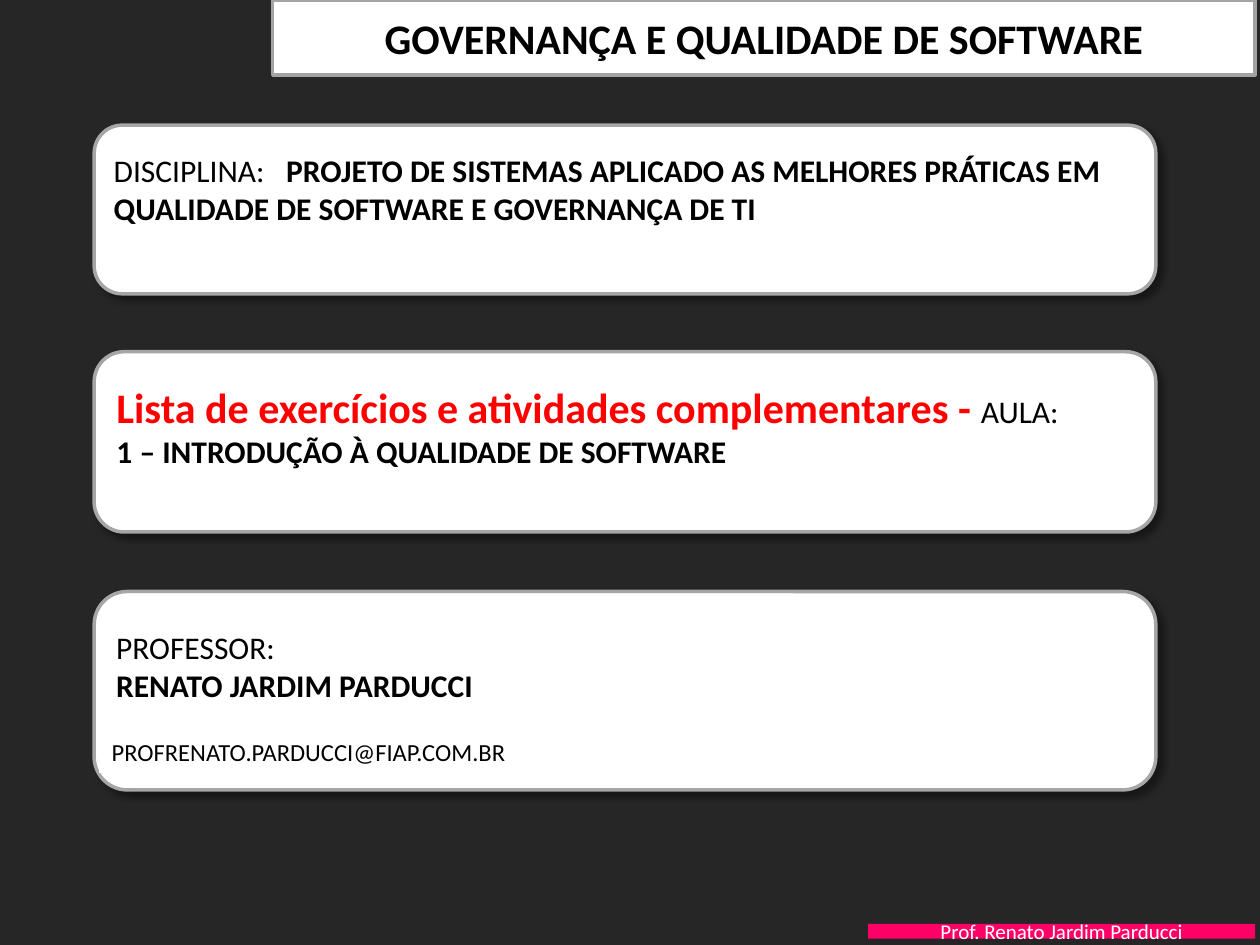
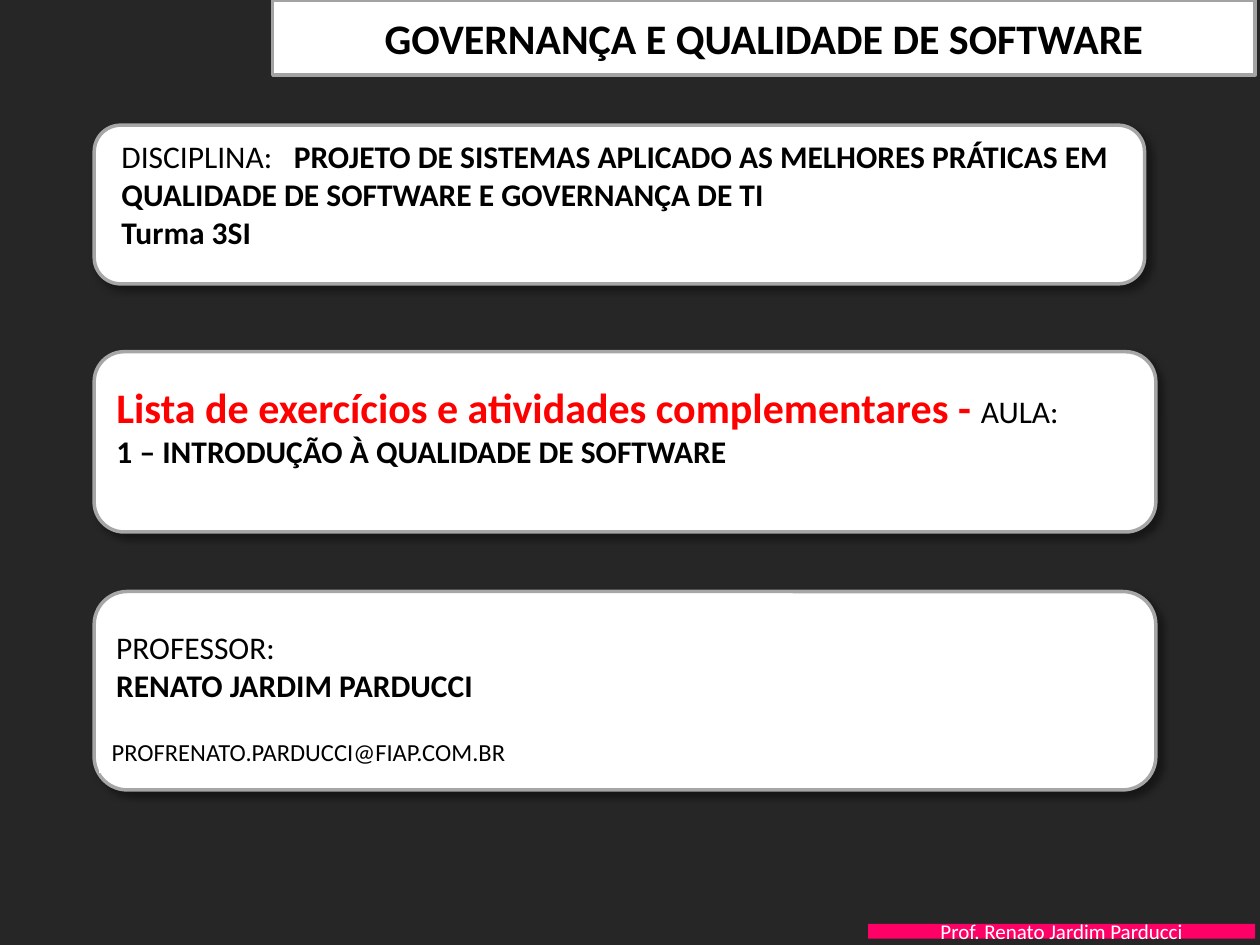
Before and after one commit to Gscappini/SI-Estacionamento, a slide deck: slide 1 of Documentacao/FIAP-QualidProjSW-Aula-1-Introducao Qualidade - EXERCICIOS.pptx. Drawn at 1260x945 pixels with LibreOffice and Linux fonts; fonts in the diff are those of the drawing; background and template pictures are left out. Boxes give left, top, right and bottom in pixels: in the first picture for what was removed or moved away, otherwise in the second. Text is boxed around its words. In the diff, an @@ line names an element or a change of style, - is before the commit and + after.

Commit message:
Adicao de texto com dados da TURMA
Adicao de texto com dados da TURMA

```diff
--- a/Documentacao/FIAP-QualidProjSW-Aula-1-Introducao Qualidade - EXERCICIOS.pptx
+++ b/Documentacao/FIAP-QualidProjSW-Aula-1-Introducao Qualidade - EXERCICIOS.pptx
@@ rounded rectangle: place and size @@
-rounded rectangle at (94, 125, 1157, 294)
+rounded rectangle at (94, 125, 1145, 284)
@@ text "DISCIPLINA: PROJETO DE SISTEMAS APLICADO ...": place and size @@
-text "DISCIPLINA: PROJETO DE SISTEMAS APLICADO ..." at (114, 156, 1100, 226)
+text "DISCIPLINA: PROJETO DE SISTEMAS APLICADO ..." at (121, 142, 1108, 245)
@@ text at (121, 223, 251, 245): paragraph added @@
+Turma 3SI
```
